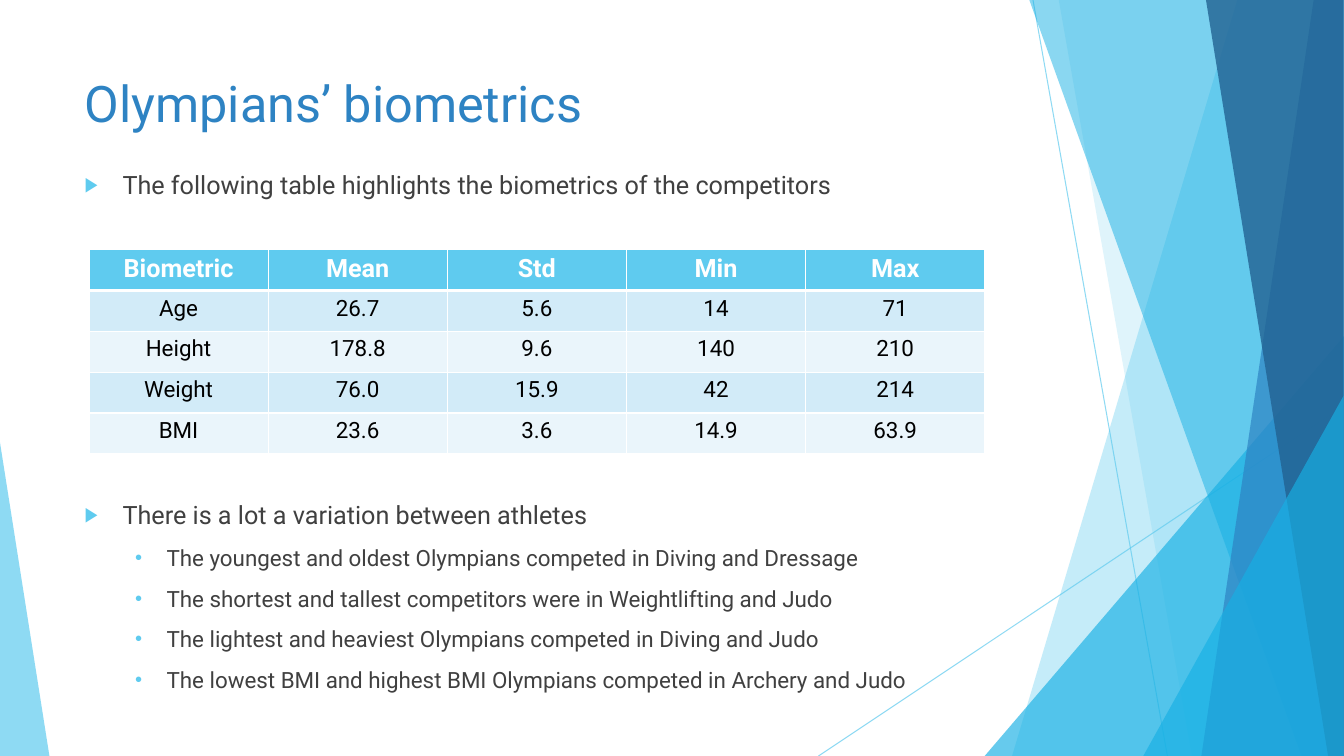
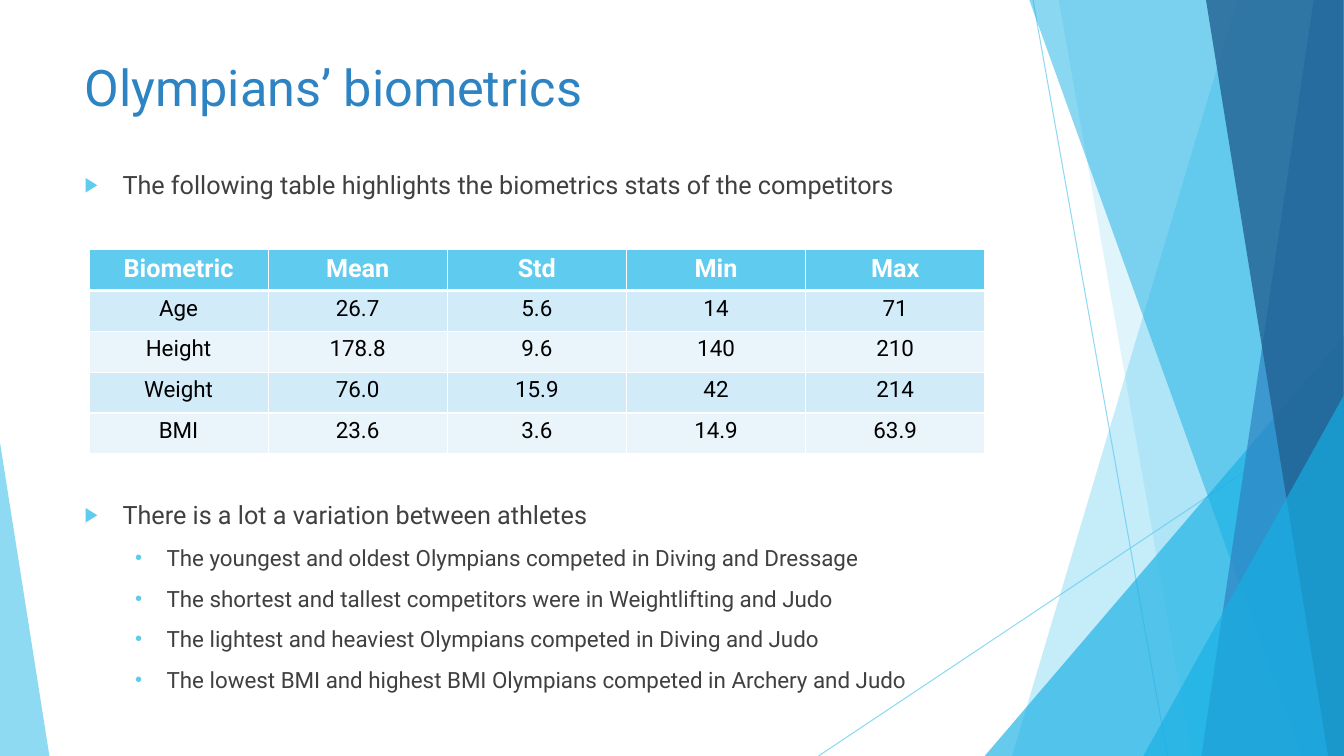
Before and after one commit to catherinekelly33/Portfolio_olympics, a slide deck: slide 5 of Results_presentation.pptx. Drawn at 1344x756 pixels with LibreOffice and Linux fonts; fonts in the diff are those of the drawing. Boxes give left, top, right and bottom in pixels: in the first picture for what was removed or moved away, otherwise in the second. Text is boxed around its words. In the diff, an @@ line names an element or a change of style, - is before the commit and + after.

```diff
--- a/Results_presentation.pptx
+++ b/Results_presentation.pptx
@@ title "Olympians’ biometrics": place and size @@
-title "Olympians’ biometrics" at (85, 84, 582, 133)
+title "Olympians’ biometrics" at (85, 68, 582, 117)
@@ text at (123, 175, 893, 200): text changed @@
-▶ The following table highlights the biometrics of the competitors
+▶ The following table highlights the biometrics stats of the competitors
```
Also in this commit, not shown: 20 other slides changed, 1 slide added, 4 other files.
